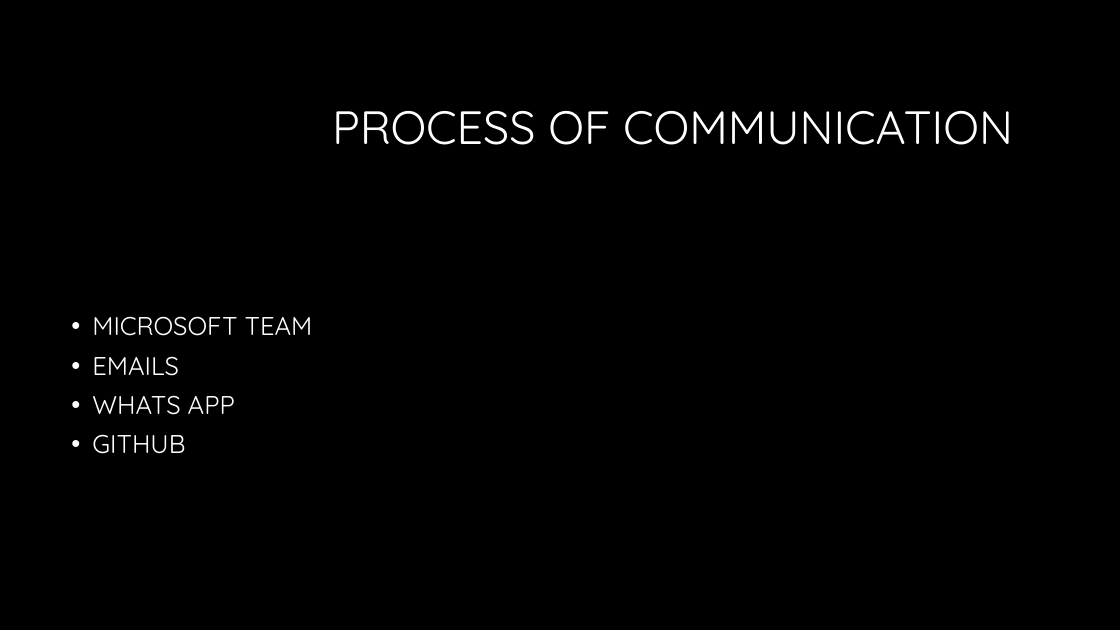
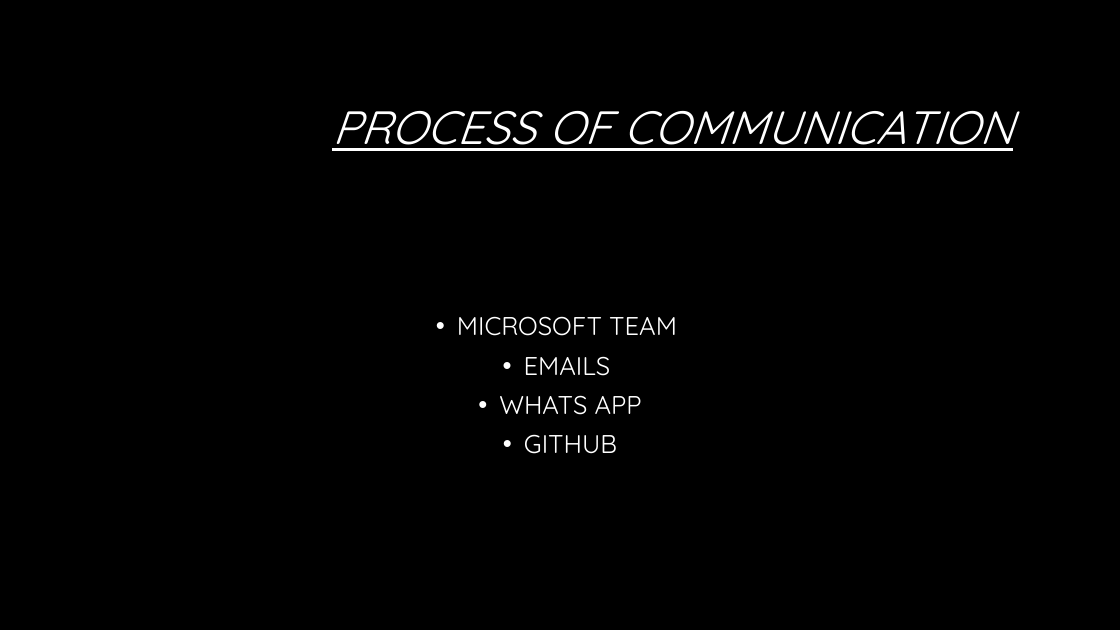
Before and after one commit to braucalderon/trackingPredictionSystem, a slide deck: slide 3 of Presentation/RAILWAY Presentation2.pptx. Drawn at 1120x630 pixels with LibreOffice and Linux fonts; fonts in the diff are those of the drawing; background and template pictures are left out. Boxes give left, top, right and bottom in pixels: in the first picture for what was removed or moved away, otherwise in the second. Text is boxed around its words. In the diff, an @@ line names an element or a change of style, - is before the commit and + after.

```diff
--- a/Presentation/RAILWAY Presentation2.pptx
+++ b/Presentation/RAILWAY Presentation2.pptx
@@ title "PROCESS OF COMMUNICATION" at bbox=[332, 111, 1013, 151]: italic on, underline on @@
@@ text "MICROSOFT TEAM" at bbox=[457, 316, 677, 454]: alignment left to centre @@
```
Also in this commit, not shown: 1 other slide changed, 2 slides added, 1 slide removed.
